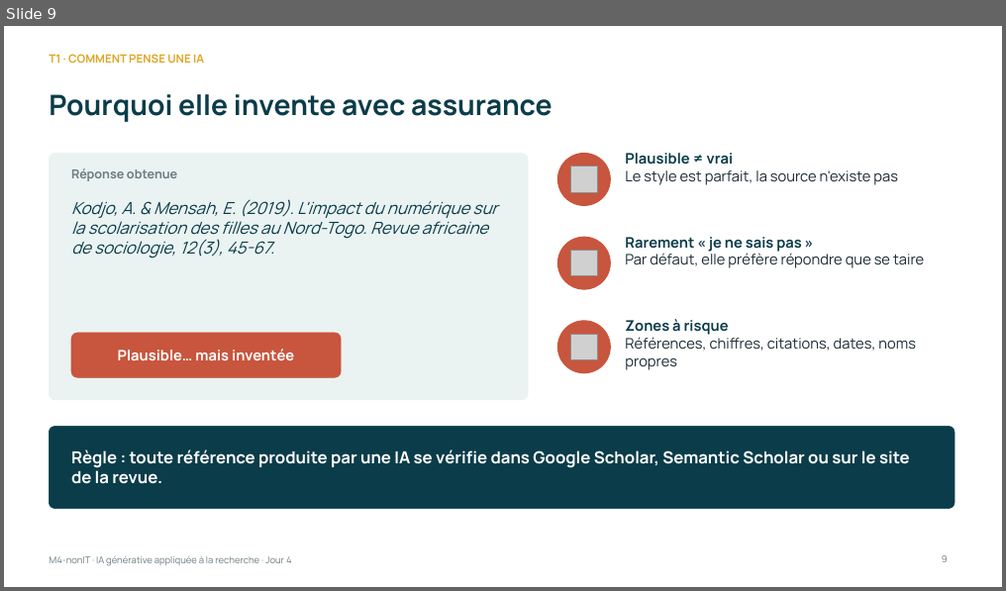
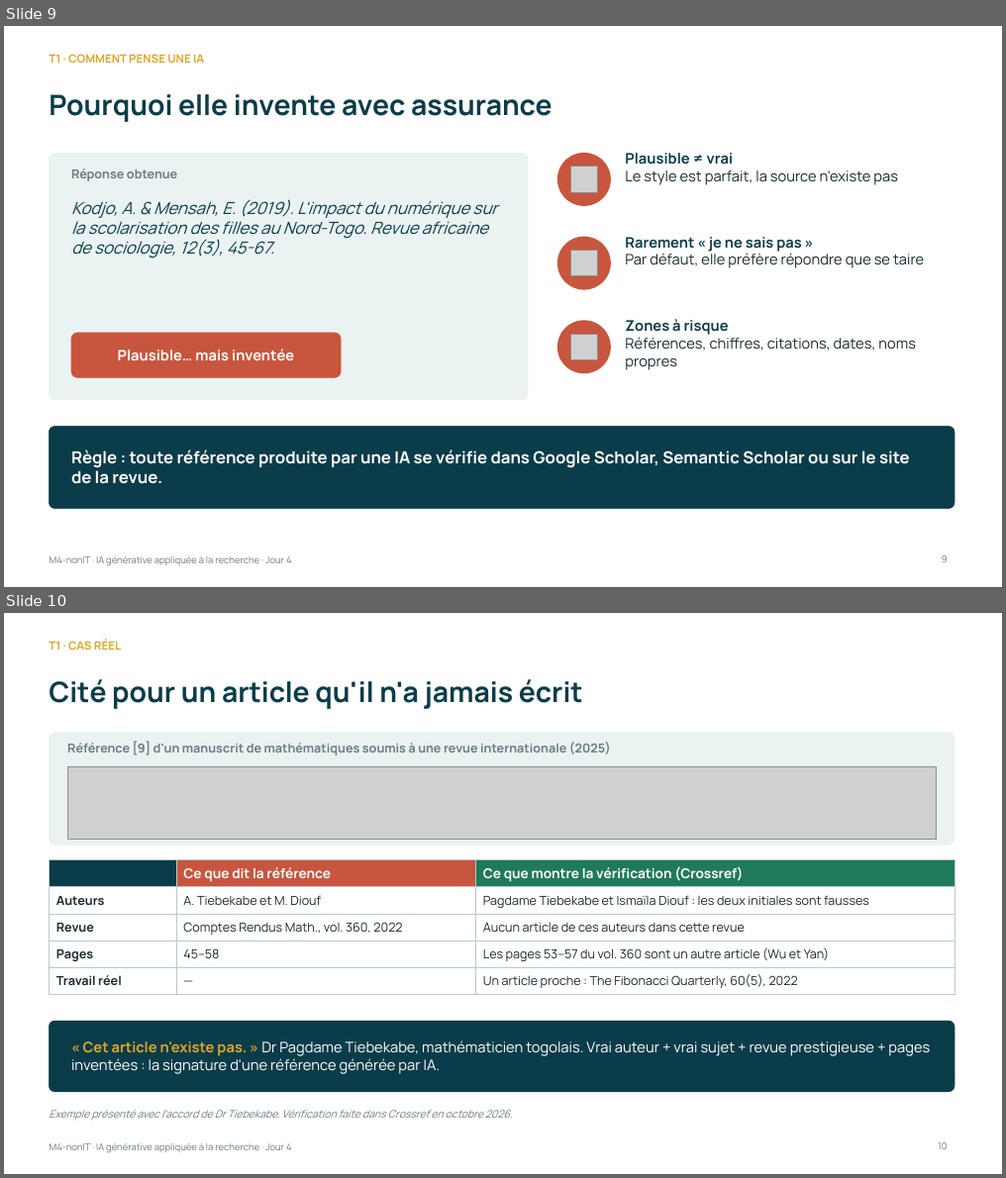
Before and after one commit to Amevi-isi/formation-chercheur-univ, a slide deck: module4_nonIT/M4-nonIT_IA_generative_appliquee.pptx. Shown one above the other, each under a label of ours: slide 9 before the commit, slides 9 and 10 after it. The pictures are 1006x591 and 1006x1178 pixels, drawn with LibreOffice and Linux fonts; fonts in the diff are those of the drawing; grey boxes stand for pictures. Boxes give left, top, right and bottom in pixels: in the first picture for what was removed or moved away, otherwise in the second. Text is boxed around its words. In the diff, an @@ line names an element or a change of style, - is before the commit and + after.

```diff
--- a/module4_nonIT/M4-nonIT_IA_generative_appliquee.pptx
+++ b/module4_nonIT/M4-nonIT_IA_generative_appliquee.pptx
@@ slide 10 added at [4, 613, 1002, 1174], background #FFFFFF; not listed: 1 template element that a slide beside it also shows @@
@@ text added at [49, 640, 121, 650], 11 pt, text #E0A526, bold @@
+T1 · CAS RÉEL
@@ title added at [49, 679, 583, 709], 27 pt, text #0B3C49, bold @@
+Cité pour un article qu'il n'a jamais écrit
@@ rounded rectangle added at [49, 733, 954, 845], fill #EAF3F2, outline #EAF3F2 0.5 pt @@
@@ text added at [67, 741, 611, 756], 12 pt, text #6B7C82, bold @@
+Référence [9] d'un manuscrit de mathématiques soumis à une revue internationale (2025)
@@ picture added at [67, 766, 936, 839] @@
@@ table added at [49, 861, 954, 992], 5 rows, 3 columns @@
+ | Ce que dit la référence | Ce que montre la vérification (Crossref)
+Auteurs | A. Tiebekabe et M. Diouf | Pagdame Tiebekabe et Ismaïla Diouf : les deux initiales sont fausses
+Revue | Comptes Rendus Math., vol. 360, 2022 | Aucun article de ces auteurs dans cette revue
+Pages | 45–58 | Les pages 53–57 du vol. 360 sont un autre article (Wu et Yan)
+Travail réel | — | Un article proche : The Fibonacci Quarterly, 60(5), 2022
@@ rounded rectangle added at [49, 1021, 954, 1092], fill #0B3C49, outline #0B3C49 0.5 pt @@
@@ text added at [71, 1041, 930, 1074], 14 pt, text #FFFFFF @@
+« Cet article n'existe pas. » Dr Pagdame Tiebekabe, mathématicien togolais. Vrai auteur + vrai sujet + revue prestigieuse + pages inventées : la signature d'une référence générée par IA.
@@ text added at [49, 1110, 512, 1121], 10 pt, text #6B7C82, italic @@
+Exemple présenté avec l'accord de Dr Tiebekabe. Vérification faite dans Crossref en octobre 2026.
@@ page number added at [938, 1143, 946, 1150], 9 pt, text #6B7C82 @@
+10
```
Also in this commit, not shown: 3 other files.
